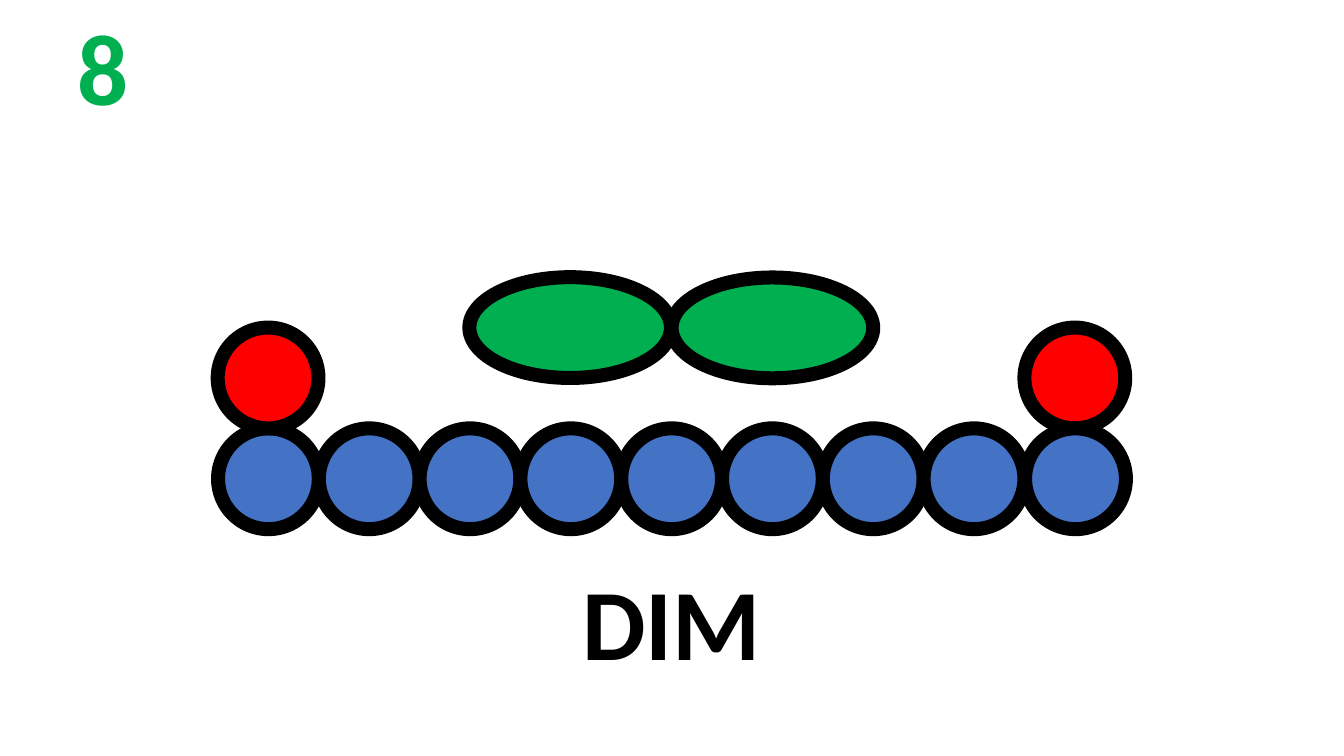
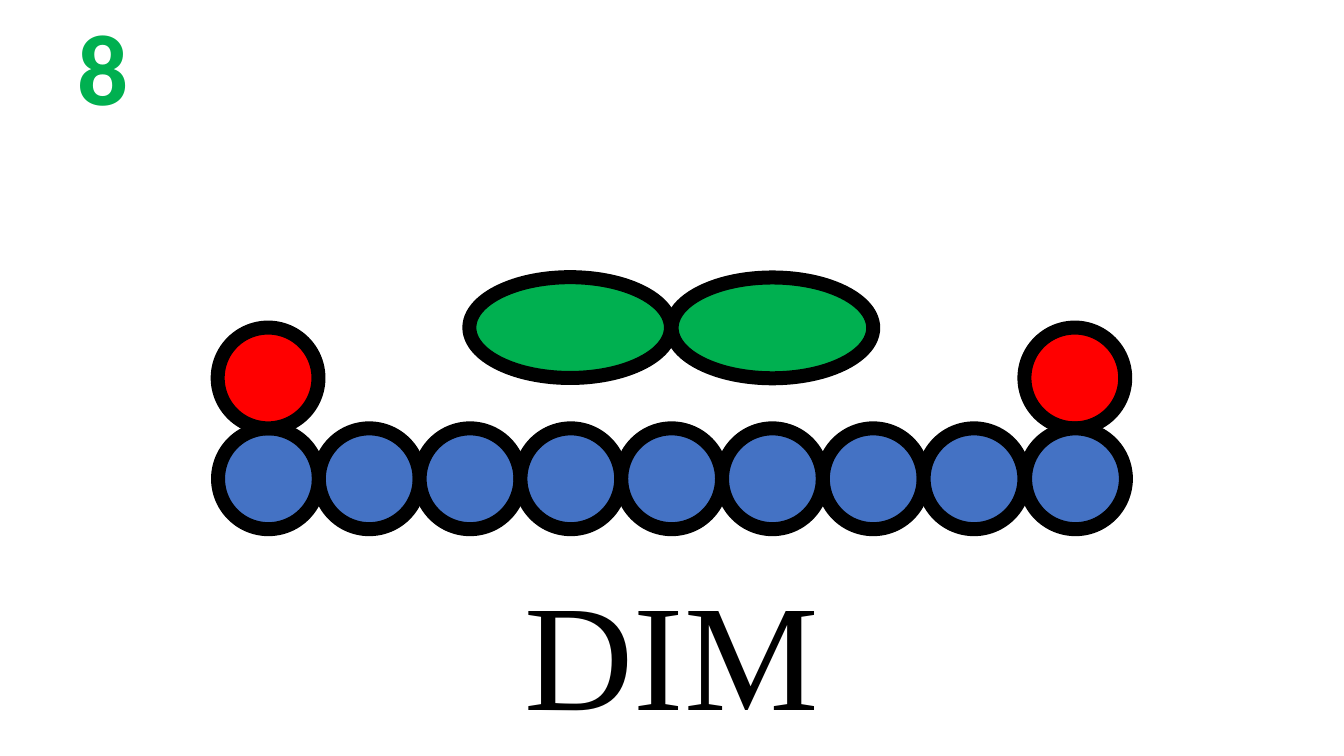
Before and after one commit to rzk1/ullmann, a slide deck: slide 11 of Labels/labels.pptx. Drawn at 1344x756 pixels with LibreOffice and Linux fonts; fonts in the diff are those of the drawing. Boxes give left, top, right and bottom in pixels: in the first picture for what was removed or moved away, otherwise in the second. Text is boxed around its words. In the diff, an @@ line names an element or a change of style, - is before the commit and + after.

Commit message:
Font

```diff
--- a/Labels/labels.pptx
+++ b/Labels/labels.pptx
@@ text "DIM": place and size @@
-text "DIM" at (582,594,760,660)
+text "DIM" at (525,611,819,711)
@@ text "DIM" at (525,611,819,711): size 72 to 108 pt, font Calibri to Times New Roman, bold off @@
```
Also in this commit, not shown: 23 other slides changed.
